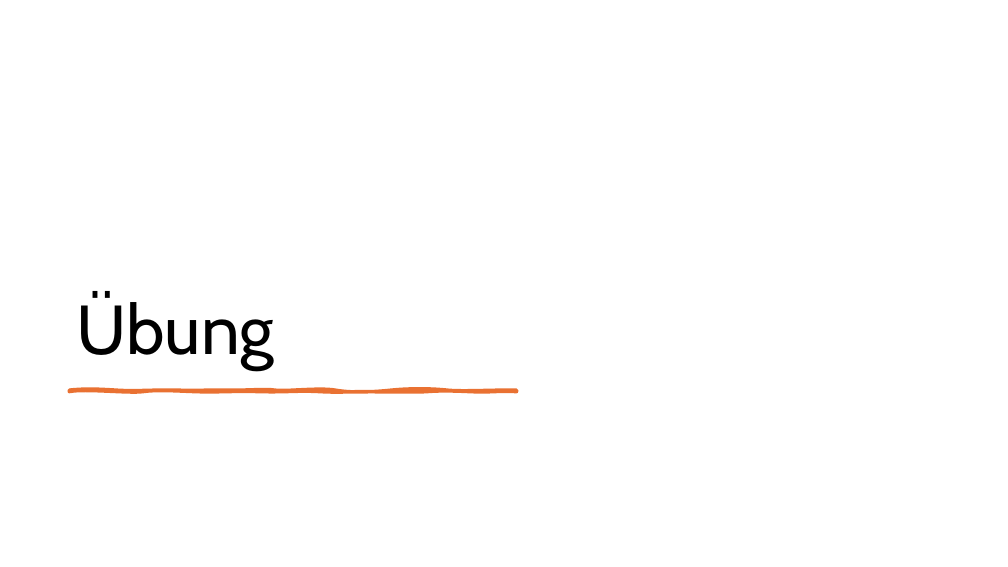
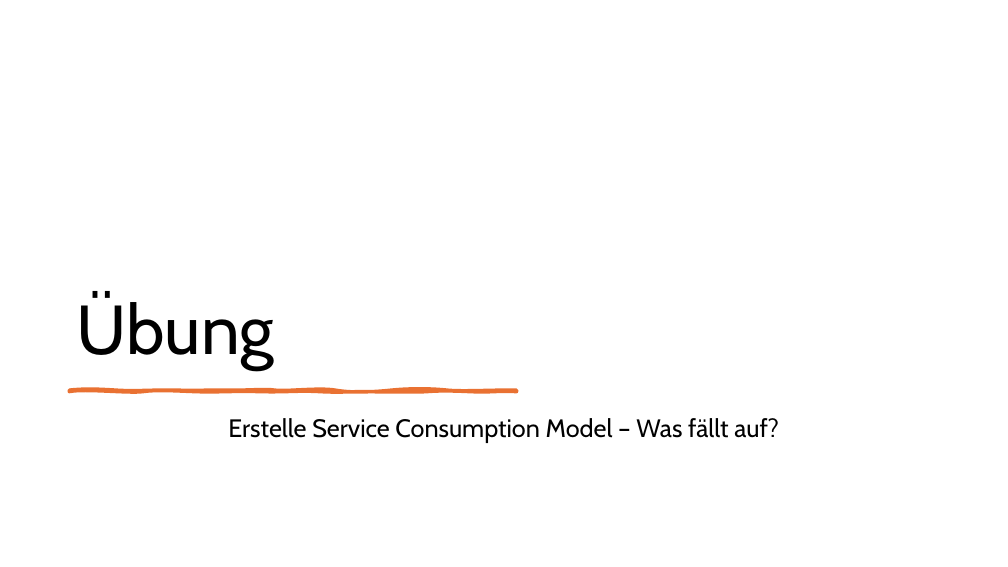
Before and after one commit to MatLange/Schulung, a slide deck: slide 9 of RAP Presentationen/Tag4.2 - UnmanagedQuery_DE.pptx (slide 8 before the commit). Drawn at 1008x567 pixels with LibreOffice and Linux fonts; fonts in the diff are those of the drawing. Boxes give left, top, right and bottom in pixels: in the first picture for what was removed or moved away, otherwise in the second. Text is boxed around its words. In the diff, an @@ line names an element or a change of style, - is before the commit and + after.

```diff
--- a/RAP Presentationen/Tag4.2 - UnmanagedQuery_DE.pptx
+++ b/RAP Presentationen/Tag4.2 - UnmanagedQuery_DE.pptx
@@ subtitle added at (228,418,779,443), 24 pt, text #000000 @@
+Erstelle Service Consumption Model – Was fällt auf?
```
Also in this commit, not shown: 7 other slides changed, 4 slides added, 1 slide removed.
